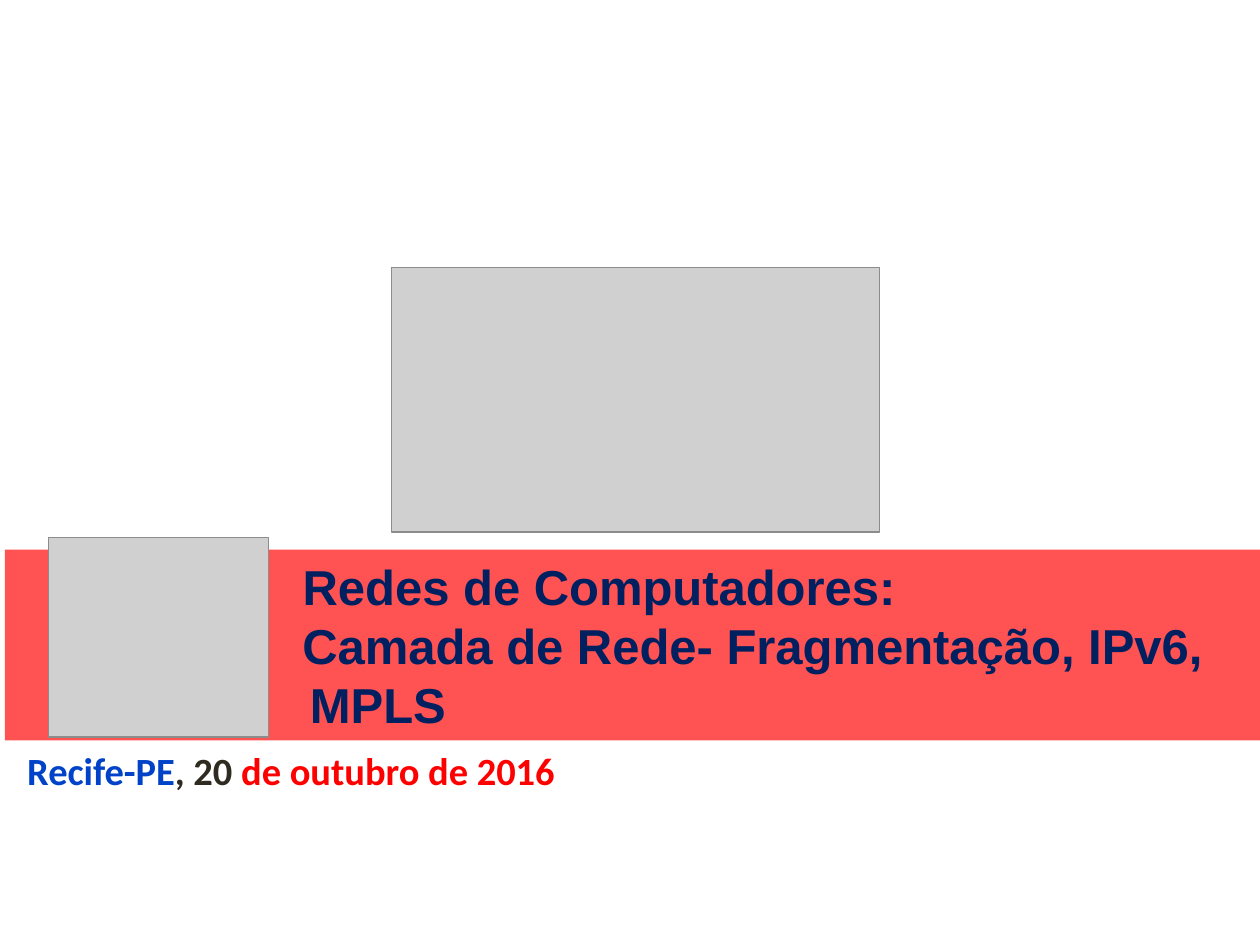
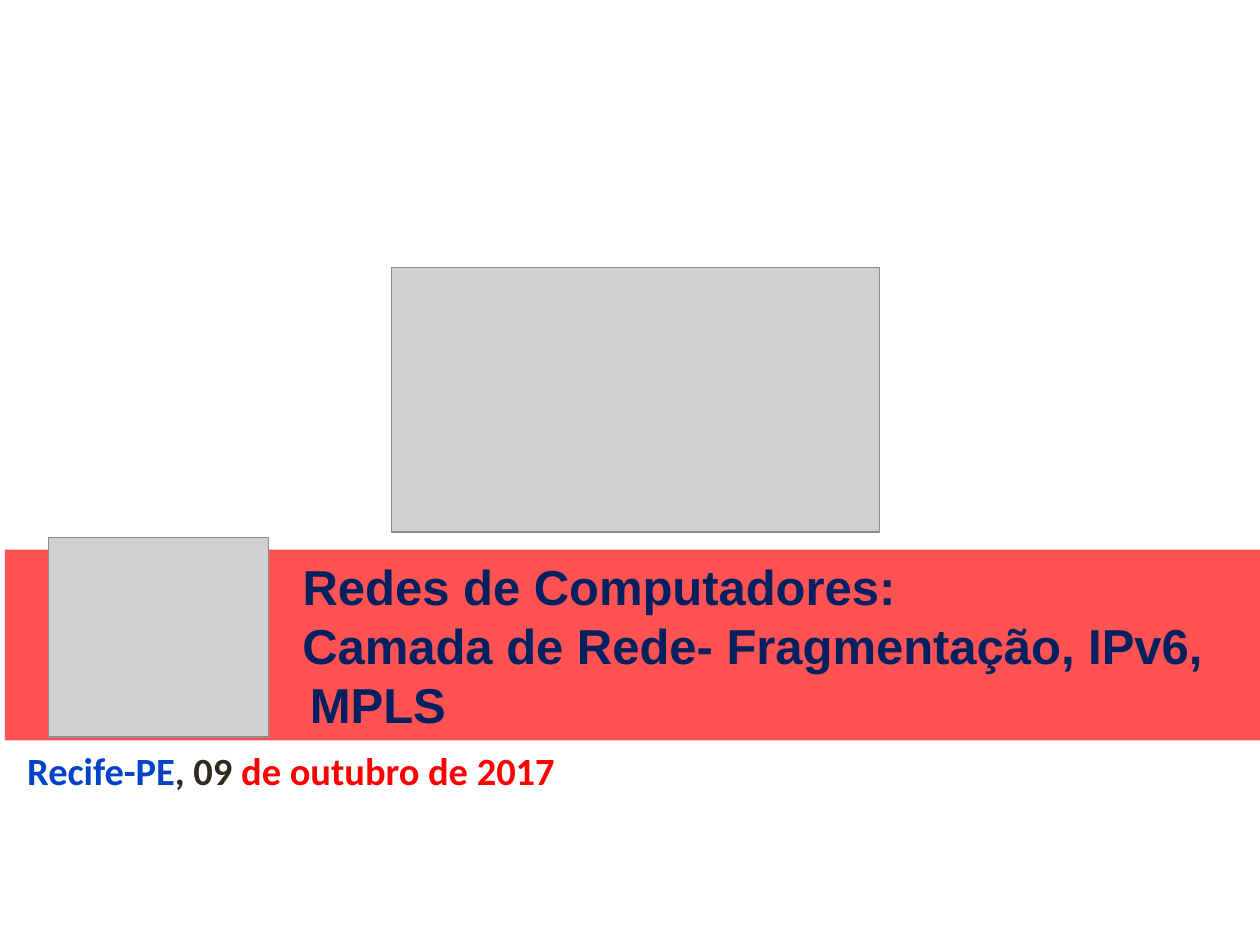
Before and after one commit to niviaquental/niviaquental.github.io, a slide deck: slide 1 of Presentations/Aula09-Rede-IPFragIpv6MPLS/09-Rede-IPFragIpv6MPLS.pptx. Drawn at 1260x945 pixels with LibreOffice and Linux fonts; fonts in the diff are those of the drawing; grey boxes stand for pictures; background and template pictures are left out. Boxes give left, top, right and bottom in pixels: in the first picture for what was removed or moved away, otherwise in the second. Text is boxed around its words. In the diff, an @@ line names an element or a change of style, - is before the commit and + after.

```diff
--- a/Presentations/Aula09-Rede-IPFragIpv6MPLS/09-Rede-IPFragIpv6MPLS.pptx
+++ b/Presentations/Aula09-Rede-IPFragIpv6MPLS/09-Rede-IPFragIpv6MPLS.pptx
@@ text at (27,758,555,790): text changed @@
-Recife-PE, 20 de outubro de 2016
+Recife-PE, 09 de outubro de 2017
```
Also in this commit, not shown: 1 other file.
